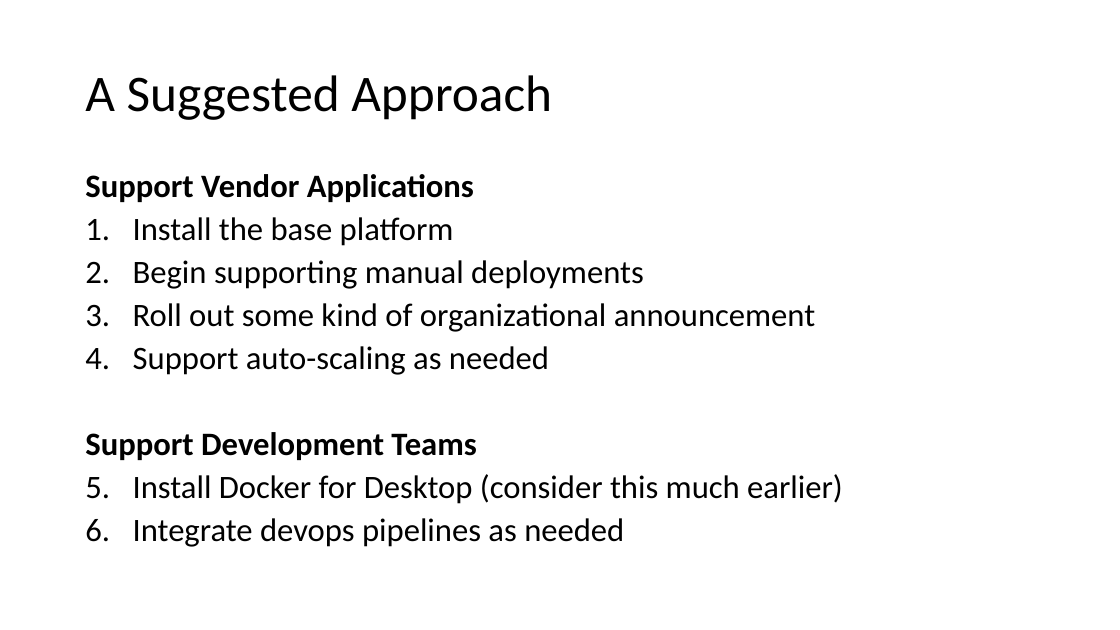
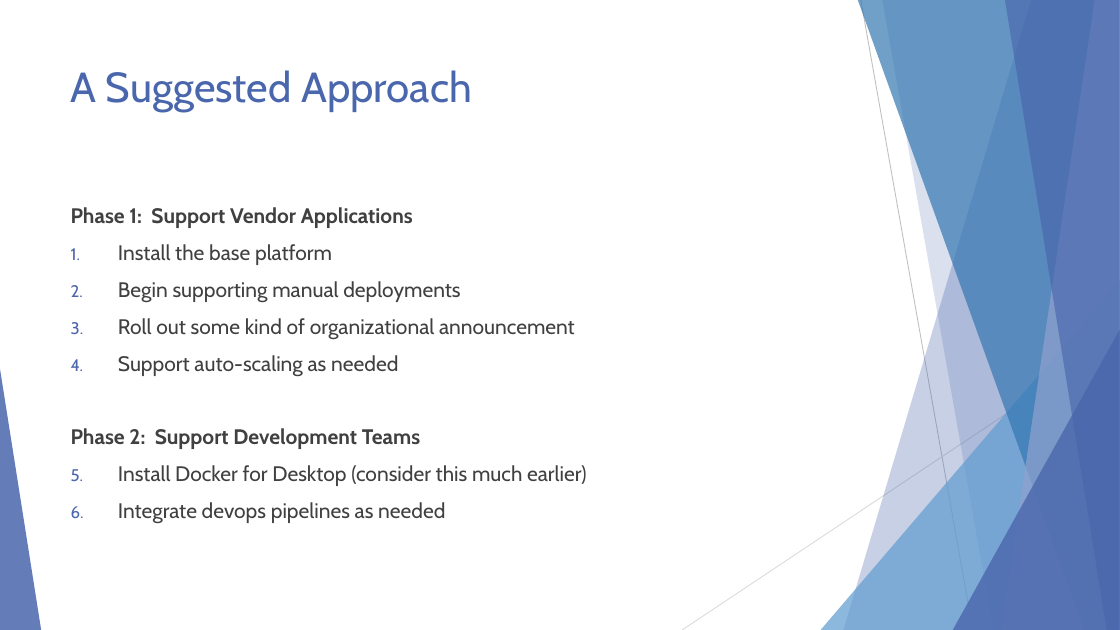
Before and after one commit to EnterpriseProductsLP/docker-straw-man, a slide deck: slide 16 of Docker Proofs of Concept.pptx. Drawn at 1120x630 pixels with LibreOffice and Linux fonts; fonts in the diff are those of the drawing. Boxes give left, top, right and bottom in pixels: in the first picture for what was removed or moved away, otherwise in the second. Text is boxed around its words. In the diff, an @@ line names an element or a change of style, - is before the commit and + after.

Commit message:
Finished styling and animating.

```diff
--- a/Docker Proofs of Concept.pptx
+++ b/Docker Proofs of Concept.pptx
@@ title "A Suggested Approach": place and size @@
-title "A Suggested Approach" at bbox=[85, 75, 552, 120]
+title "A Suggested Approach" at bbox=[71, 70, 472, 112]
@@ title "A Suggested Approach" at bbox=[71, 70, 472, 112]: size 44 to 36 pt, font Calibri to Cabin, text colour #000000 to #4A66AC; line spacing 0.9 to 1; vertical alignment middle to top @@
@@ text "Phase 1: Support Vendor Applications": place and size @@
-text "Phase 1: Support Vendor Applications" at bbox=[85, 174, 843, 547]
+text "Phase 1: Support Vendor Applications" at bbox=[71, 207, 586, 524]
@@ text at bbox=[71, 207, 413, 228]: text changed; size 28 to 18 pt; font Calibri to Cabin; text colour #000000 to #404040 @@
-Support Vendor Applications
+Phase 1: Support Vendor Applications
@@ text at bbox=[118, 244, 586, 524]: size 28 to 18 pt, font Calibri to Cabin, text colour #000000 to #404040 in "Install the base platform", "Begin supporting manual deployments", "Roll out some kind of organizational announcement", "Support auto-scaling as needed" and 2 more places; line spacing 0.8 to 1 @@
@@ group added at bbox=[0, 0, 1120, 630]: 5 freeform shapes, 3 triangles, 2 lines @@
@@ text at bbox=[71, 428, 420, 449]: text changed; size 28 to 18 pt; font Calibri to Cabin; text colour #000000 to #404040 @@
-Support Development Teams
+Phase 2: Support Development Teams
```
Also in this commit, not shown: 16 other slides changed, 1 slide removed.
